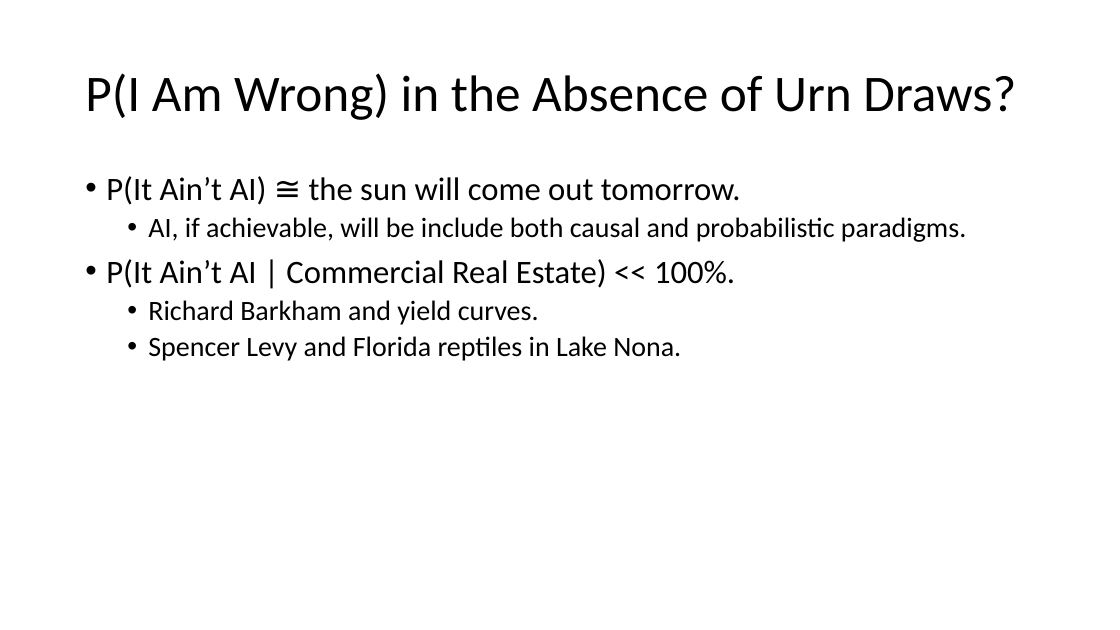
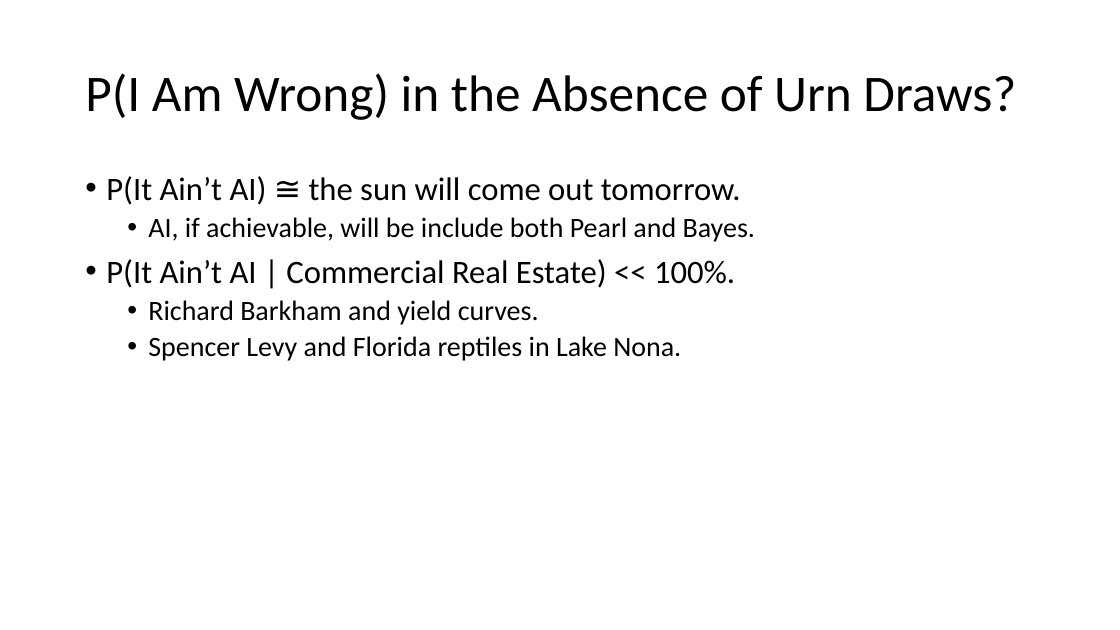
Before and after one commit to thsavage/Public-Presentations, a slide deck: slide 18 of It Ain't AI.pptx. Drawn at 1120x630 pixels with LibreOffice and Linux fonts; fonts in the diff are those of the drawing. Boxes give left, top, right and bottom in pixels: in the first picture for what was removed or moved away, otherwise in the second. Text is boxed around its words. In the diff, an @@ line names an element or a change of style, - is before the commit and + after.

```diff
--- a/It Ain't AI.pptx
+++ b/It Ain't AI.pptx
@@ text at [148, 217, 755, 242]: text changed @@
-  • AI, if achievable, will be include both causal and probabilistic paradigms.
+  • AI, if achievable, will be include both Pearl and Bayes.
```
Also in this commit, not shown: 6 other slides changed.
